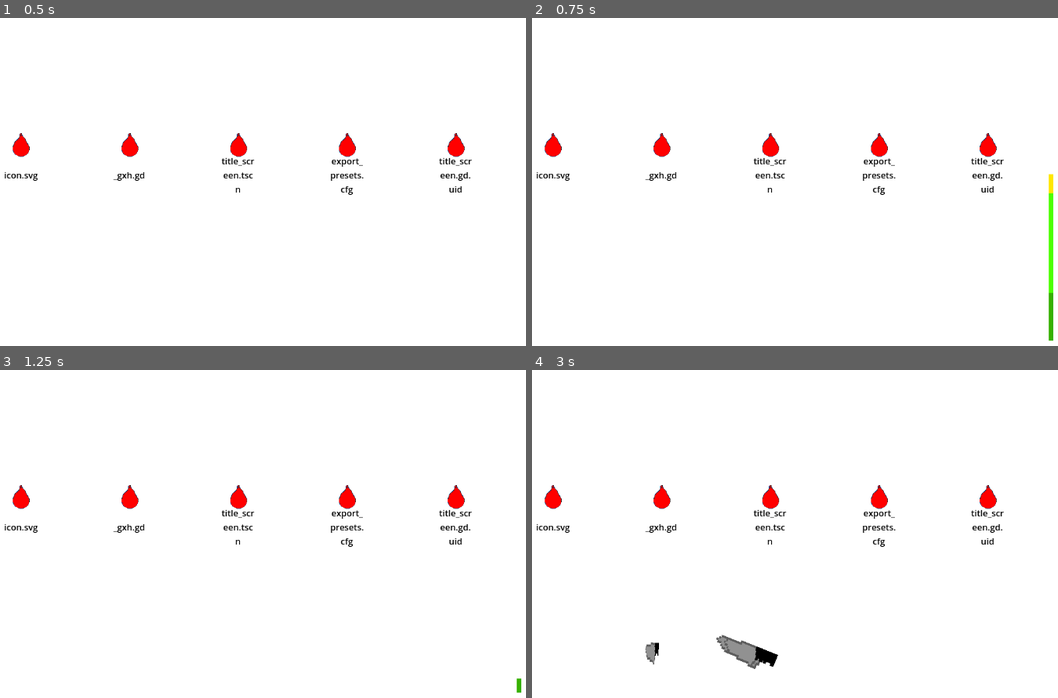
Above: before the commit, frames 1-4 (two rows, left to right).
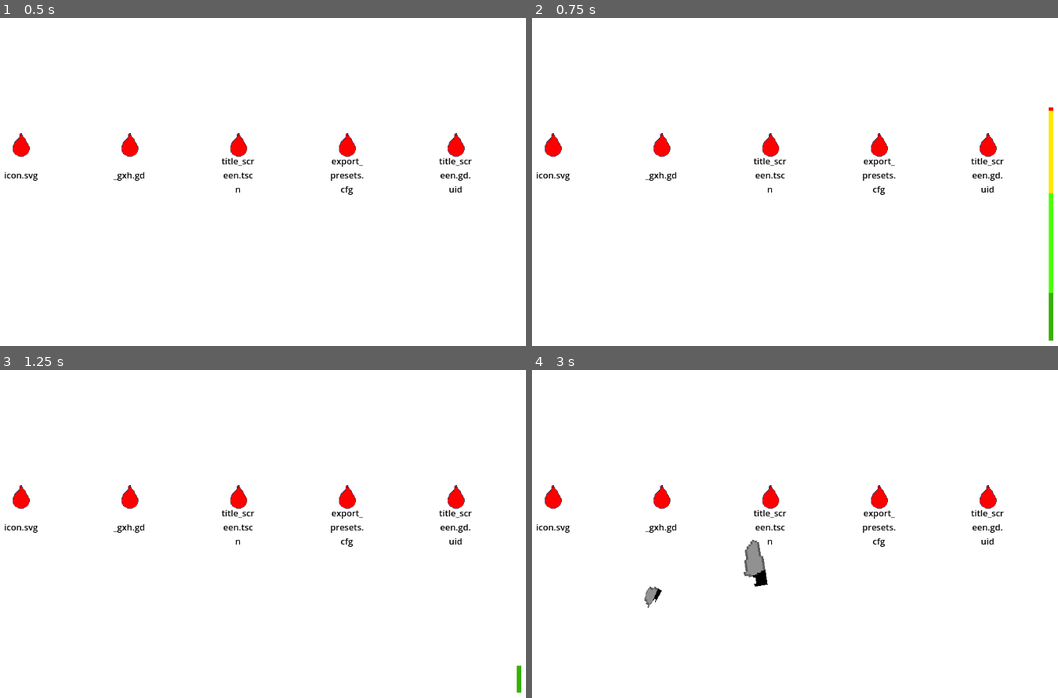
Above: after the commit, the same moments.

Repository: strawberry-p/trashian-roulette
Game: Godot game, scene res://main_scene.tscn
The game is run twice, just before and just after one commit, with the same random seed, the same clock (stepped at 60 frames per second) and the same inputs.
Inputs (mouse positions are in pixels of both pictures, inside the frame that each line leads up to):
- Up to frame 1 (0.5 s): no input
- Up to frame 2 (0.75 s): tap Enter at 0.5 s; move the mouse to (915, 175) at 0.52 s; press the mouse at (915, 175) at 0.53 s
- Up to frame 3 (1.25 s): no input
- Up to frame 4 (3 s): tap Space at 1.25 s; move the mouse to (652, 563) at 1.27 s; release the mouse at (652, 563) at 1.28 s; click (652, 563) at 1.35 s; move the mouse to (837, 468) at 2.02 s; press the mouse at (837, 468) at 2.03 s; tap Enter at 2.75 s; move the mouse to (747, 616) at 2.77 s; release the mouse at (747, 616) at 2.78 s; click (747, 616) at 2.85 s

Frame 1 is identical in both runs. In frame 2, 0.2% of the frame differs, in the area x 98-100%, y 27-48%; in frame 3, less than 0.1%; in frame 4, 1.3%, in the area x 21-47%, y 51-92%.

Commit message:
Add timing function

Diff:
--- a/scripts/balloon_spawner.gd
+++ b/scripts/balloon_spawner.gd
@@ -7,6 +7,7 @@
 
 var canShoot = true
 var power = 0.0;
+var raw_power = 0.0;
 var power_dir = false
 
 func calculate_score(dir: String, filename: String) -> int:
@@ -20,7 +21,7 @@
 			return 2
 		"ebup", "mp3", "wav", "txt", "iso", "ttf", "mp4", "mkv", "jpg", "jpeg", "png", "zip", "gif", "webm":
 			return 1
-		"log", "tar.gz", "tmp", "temp", "old", "dmp", "gid", "fts", "bak", "out":
+		"log", "gz", "tmp", "temp", "old", "dmp", "gid", "fts", "bak", "out":
 			return -1
 		_:
 			return 0
@@ -58,6 +59,9 @@
 
 @onready var files = gather_files(OS.get_system_dir(OS.SYSTEM_DIR_DOCUMENTS))
 
+func easeOutCubic(x):
+	return 1 - (1 - x) * (1 - x);
+
 func _ready() -> void:
 	assert(points.size() <= files.size())
 	for i in range(points.size()):
@@ -75,14 +79,20 @@
 		return
 
 	if Input.is_action_pressed("Click"):
-		if(power < 1) and not power_dir:
-			power += 0.05
+		if(raw_power < 1) and not power_dir:
+			raw_power += 0.05
+			power = easeOutCubic(raw_power)
 		elif(not power_dir):
 			power_dir = true
-		if(power > 0) and power_dir:
-			power -= 0.05
+		if(raw_power > 0) and power_dir:
+			raw_power -= 0.05
+			power = easeOutCubic(raw_power)
 		elif(power_dir):
 			power_dir = false
+		if(power < 0):
+			power = 0
+		if(power > 1):
+			power = 1
 		$"../leMove/".position.y = 339 - 512.0 * power
 
 	if Input.is_action_just_released("Click"):
